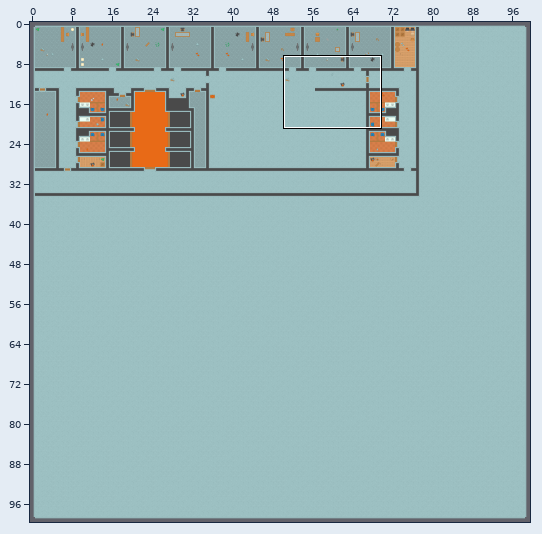
Tiled map, stored at maps/clab_map.tmx. Above: a wide view before the commit, with the close-up outlined.
Close-up. As it was:
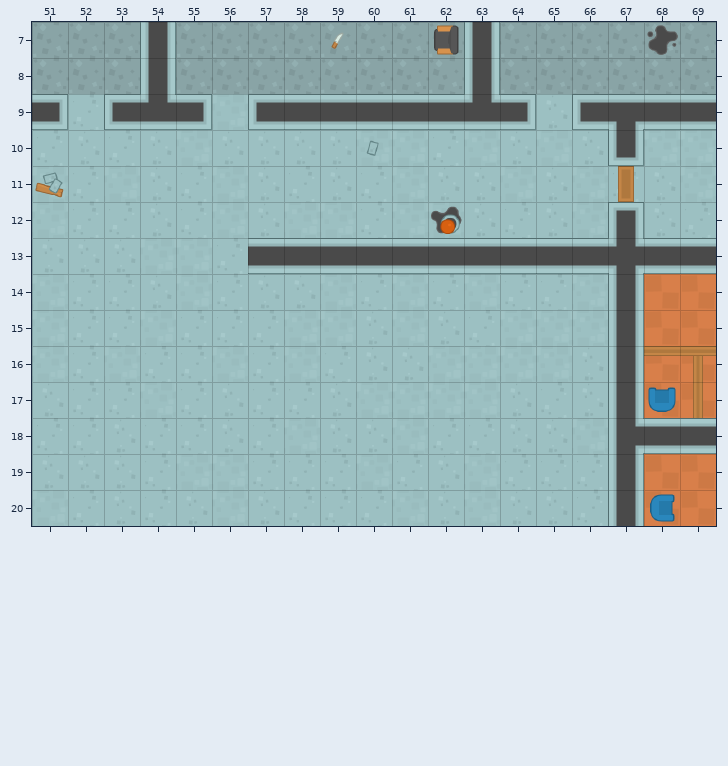
Cells are 64x64 px. Shown: x 51..69, y 7..20. The commit also changed other parts of the map, which this record leaves out.
New version:
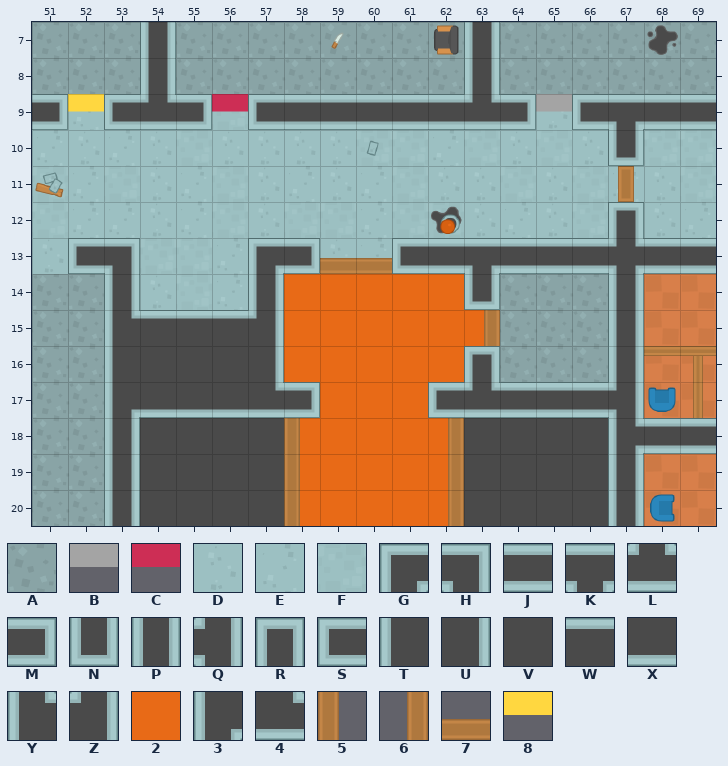
Key: from "floor": A 0; from "grey": B 0 turned 180; from "purple": C 0 turned 180; from "tiles": D 6, E 7, F 9, G 279, H 280, J 281, K 282, L 283, M 284, N 285, P 308, Q 310, R 311, S 312, T 337, U 338, V 339, W 364, X 365, Y 389, Z 390, 2 397, 3 416, 4 419, 5 438, 6 439, 7 466; from "yellow": 8 0 turned 180.
_ is an empty cell, # one hidden under a higher layer, . an unchanged one.
Difference:
--- layer "Floor"
@@ x 51..66 @@
-14 FE.....DFEFEFEEF
-15 FE.....FFDFDEFFF
-16 FE.....FEDDFFFFD
-17 DE.....EDFFF....
-18 EE.....FDDFE....
-19 DD.....EEFED....
-20 FE.....EEEFD....
+14 AA.....22222#AAA
+15 AA.....222222AAA
+16 AA.....22222#AAA
+17 AA.....#222#....
+18 AA.....22222....
+19 AA.....22222....
+20 AA.....22222....
--- layer "Walls"
@@ x 52..67 @@
-13 __...JJJJJ.J....
-14 ._..._....._....
-15 ._____....._....
-16 ._____....._....
-17 .______..._____P
-18 .______..._____.
-19 .______..._____.
-20 .______..._____.
+13 SH...GM__S.K....
+14 .P...P.....N....
+15 .YWWWZ.....6....
+16 .TVVVU.....R....
+17 .3XXX4M...SLJJJQ
+18 .PVVVV5...6VVVV.
+19 .PVVVV5...6VVVV.
+20 .PVVVV5...6VVVV.
--- layer "Furnitare"
@@ x 52..65 @@
- 9 _..._........_
+ 9 8...C........B
@@ x 59..60 @@
-13 __
+13 77
Boxes around the changes in both close-ups, in picture pixels (x1, y1, x2, y2):
added: (68, 94, 104, 112)
added: (212, 94, 248, 112)
added: (536, 94, 572, 112)
changed: (32, 238, 617, 526)
